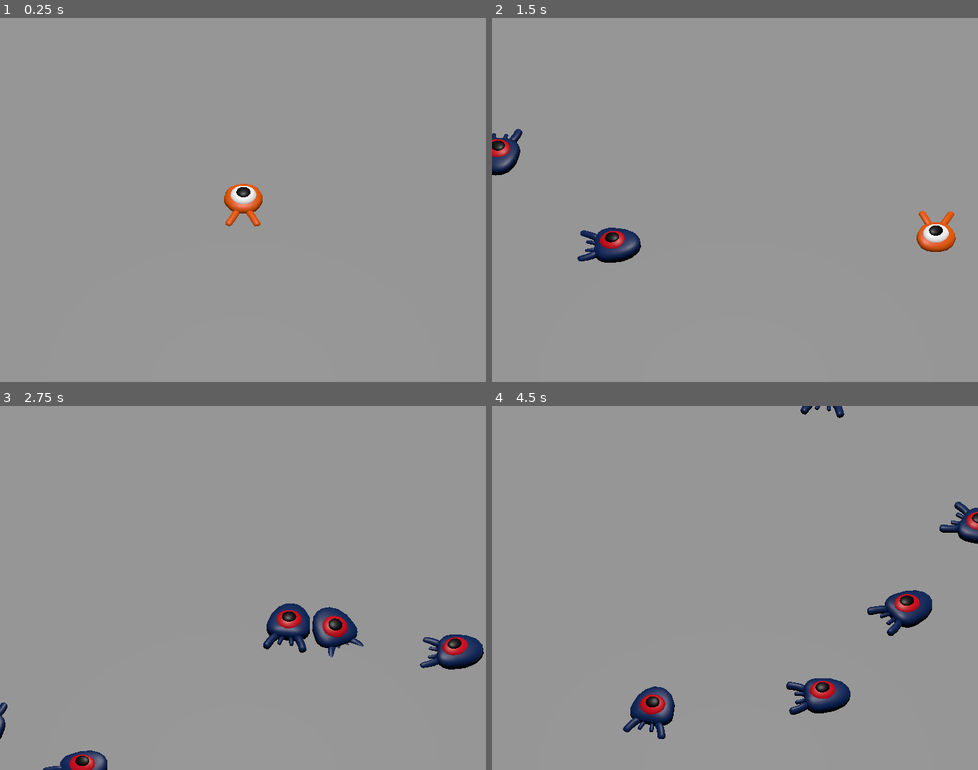
Above: before the commit, frames 1-4 (two rows, left to right).
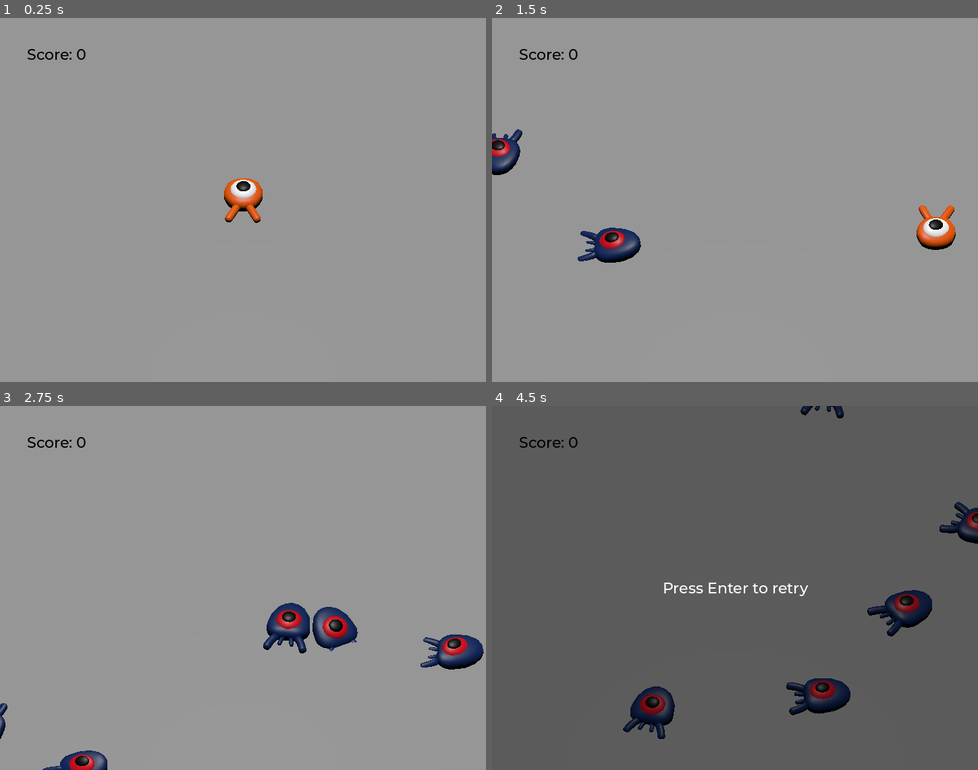
Above: after the commit, the same moments.

Repository: elliotb456/3d-game-practice
Game: Godot game, scene res://scenes/main.tscn
The game is run twice, just before and just after one commit, with the same random seed, the same clock (stepped at 60 frames per second) and the same inputs. The project has no main scene, so this scene is started directly.
Inputs:
- Up to frame 1 (0.25 s): no input
- Up to frame 2 (1.5 s): tap Enter (ui_accept) at 0.5, 1.35 s; hold D (move_right) 0.53-1.28 s; hold Enter (ui_accept) 0.53-1.28 s; tap Space (jump) at 0.77 s; hold S (move_back) from 1.28 s (still down)
- Up to frame 3 (2.75 s): tap Space (jump) at 1.52 s; release S (move_back) at 2.03 s; hold D (move_right) from 2.03 s (still down); hold Enter (ui_accept) from 2.03 s (still down)
- Up to frame 4 (4.5 s): release D (move_right) at 2.78 s; release Enter (ui_accept) at 2.78 s; hold W (move_forward) 2.78-3.53 s; tap Enter (ui_accept) at 2.85, 4.35 s; tap Space (jump) at 3.02, 3.77 s; hold Enter (ui_accept) 3.53-4.28 s; hold A (move_left) from 3.53 s (still down)

The runs differ from the first frame. In frame 1, 0.8% of the frame differs, in the area x 5-55%, y 8-58%; in frame 2, 0.9%; in frame 3, 0.4%; in frame 4, 99%, in the area x 0-100%, y 0-100%.

Commit message:
Added a basic score UI and restart mechanic
Score label increments when bouncing on a mob

Added a 'Retry' UI screen and restart mechanic that the player can interact with when they die

Created a new scene for the music_player and set it to be autoloaded, this allows the music to autoplay when the game starts, regardless of what scene you are on. This means that when you restart the game, the music just continues its loop, rather than restarting from the beginning

Diff:
--- a/project.godot
+++ b/project.godot
@@ -18,6 +18,10 @@
 config/description="In this game, your goal is to chase and kick out the creeps!"
 config/features=PackedStringArray("4.7")
 config/icon="res://icon.webp"
+
+[autoload]
+
+MusicPlayer="*uid://b0vkceldbhhjd"
 
 [display]
 
--- a/scenes/main.tscn
+++ b/scenes/main.tscn
@@ -3,6 +3,8 @@
 [ext_resource type="Script" uid="uid://dvmwbowc36dtf" path="res://scripts/main.gd" id="1_0wfyh"]
 [ext_resource type="PackedScene" uid="uid://viiq1irbdjsl" path="res://scenes/player.tscn" id="1_o5qli"]
 [ext_resource type="PackedScene" uid="uid://c6oyw7i1vi3r3" path="res://scenes/mob.tscn" id="2_sugp2"]
+[ext_resource type="FontFile" uid="uid://cyxhh7ddkn62q" path="res://fonts/Montserrat-Medium.ttf" id="4_tbgi4"]
+[ext_resource type="Script" uid="uid://ck0ujn1f6dy1j" path="res://scripts/score_label.gd" id="5_tefeu"]
 
 [sub_resource type="BoxShape3D" id="BoxShape3D_dxwi8"]
 size = Vector3(60, 2, 60)
@@ -24,6 +26,10 @@
 }
 point_count = 4
 
+[sub_resource type="Theme" id="Theme_dxwi8"]
+default_font = ExtResource("4_tbgi4")
+default_font_size = 22
+
 [node name="Main" type="Node" unique_id=1974744536]
 script = ExtResource("1_0wfyh")
 mob_scene = ExtResource("2_sugp2")
@@ -44,6 +50,7 @@
 shadow_enabled = true
 
 [node name="Player" parent="." unique_id=824250094 instance=ExtResource("1_o5qli")]
+transform = Transform3D(1, 0, 0, 0, 1, 0, 0, 0, 1, 0, 1, 0)
 
 [node name="CameraPivot" type="Marker3D" parent="." unique_id=1314410205]
 transform = Transform3D(1, 0, 0, 0, 0.70710677, 0.70710677, 0, -0.70710677, 0.70710677, 0, 0, 0)
@@ -85,5 +92,48 @@
 wait_time = 0.5
 autostart = true
 
+[node name="UserInterface" type="Control" parent="." unique_id=2051344694]
+layout_mode = 3
+anchors_preset = 15
+anchor_right = 1.0
+anchor_bottom = 1.0
+grow_horizontal = 2
+grow_vertical = 2
+theme = SubResource("Theme_dxwi8")
+
+[node name="ScoreLabel" type="Label" parent="UserInterface" unique_id=1925938710]
+layout_mode = 0
+offset_left = 40.0
+offset_top = 40.0
+offset_right = 101.0
+offset_bottom = 63.0
+theme_override_colors/font_color = Color(0, 0, 0, 1)
+text = "Score: 0"
+script = ExtResource("5_tefeu")
+
+[node name="Retry" type="ColorRect" parent="UserInterface" unique_id=603182385]
+layout_mode = 1
+anchors_preset = 15
+anchor_right = 1.0
+anchor_bottom = 1.0
+grow_horizontal = 2
+grow_vertical = 2
+color = Color(0, 0, 0, 0.39215687)
+
+[node name="Label" type="Label" parent="UserInterface/Retry" unique_id=1734347174]
+layout_mode = 1
+anchors_preset = 8
+anchor_left = 0.5
+anchor_top = 0.5
+anchor_right = 0.5
+anchor_bottom = 0.5
+offset_left = -20.0
+offset_top = -14.0
+offset_right = 20.0
+offset_bottom = 14.0
+grow_horizontal = 2
+grow_vertical = 2
+text = "Press Enter to retry"
+
 [connection signal="hit" from="Player" to="." method="_on_player_hit"]
 [connection signal="timeout" from="Timers/MobTimer" to="." method="_on_mob_timer_timeout"]
--- /dev/null
+++ b/scenes/music_player.tscn
@@ -0,0 +1,7 @@
+[gd_scene format=3 uid="uid://b0vkceldbhhjd"]
+
+[ext_resource type="AudioStream" uid="uid://c5qpnfga41t4p" path="res://art/House In a Forest Loop.ogg" id="1_jxdhu"]
+
+[node name="MusicPlayer" type="AudioStreamPlayer" unique_id=1105283491]
+stream = ExtResource("1_jxdhu")
+autoplay = true
--- a/scenes/player.tscn
+++ b/scenes/player.tscn
@@ -4,11 +4,11 @@
 [ext_resource type="Script" uid="uid://b46vpbo7sbam4" path="res://scripts/player.gd" id="1_g2els"]
 
 [sub_resource type="SphereShape3D" id="SphereShape3D_dxwi8"]
-radius = 0.77057195
+radius = 0.805061
 
 [sub_resource type="CylinderShape3D" id="CylinderShape3D_dxwi8"]
 height = 0.25247192
-radius = 0.97998047
+radius = 1.0273438
 
 [node name="Player" type="CharacterBody3D" unique_id=824250094]
 collision_mask = 6
@@ -19,13 +19,12 @@
 [node name="Character" parent="Pivot" unique_id=1345515420 instance=ExtResource("1_3vyb7")]
 
 [node name="CollisionShape3D" type="CollisionShape3D" parent="." unique_id=295051970]
-transform = Transform3D(1, 0, 0, 0, 1, 0, 0, 0, 1, 0, 0.80773884, 0)
+transform = Transform3D(1, 0, 0, 0, 1, 0, 0, 0, 1, 0, 0.41558665, 0)
 shape = SubResource("SphereShape3D_dxwi8")
 
 [node name="MobDetector" type="Area3D" parent="." unique_id=1834820645]
 collision_layer = 0
 collision_mask = 2
-monitorable = false
 
 [node name="CollisionShape3D" type="CollisionShape3D" parent="MobDetector" unique_id=1964771123]
 transform = Transform3D(1, 0, 0, 0, 1, 0, 0, 0, 1, 0, 0.3541627, 0)
--- a/scripts/main.gd
+++ b/scripts/main.gd
@@ -5,7 +5,7 @@
 
 # Called when the node enters the scene tree for the first time.
 func _ready():
-	pass # Replace with function body.
+	$UserInterface/Retry.hide()
 
 
 # Called every frame. 'delta' is the elapsed time since the previous frame.
@@ -29,6 +29,16 @@
 	# Spawn the mob by adding it to the Main Scene
 	add_child(mob)
 
+	# We connect the mob to the score label to update the score upon squashing one.
+	mob.squashed.connect($UserInterface/ScoreLabel._on_mob_squashed.bind())
 
-func _on_player_hit() -> void:
-	pass # Replace with function body.
+
+func _on_player_hit():
+	$Timers/MobTimer.stop()
+	$UserInterface/Retry.show()
+
+
+func _unhandled_input(event):
+	if event.is_action_pressed("ui_accept") and $UserInterface/Retry.visible:
+		# This restarts the current scene
+		get_tree().reload_current_scene()
--- /dev/null
+++ b/scripts/score_label.gd
@@ -0,0 +1,7 @@
+extends Label
+
+var score = 0
+
+func _on_mob_squashed():
+	score += 1
+	text = "Score: %s" % score
Not shown, added: scripts/score_label.gd.uid
